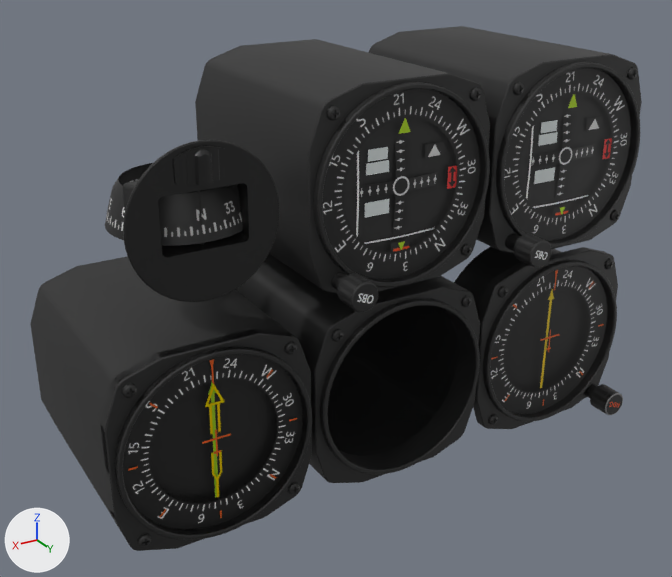
The Blender file models/steam-gauge-instruments-nav_0.1.blend as it was, and as the next commit left it.
Camera for both pictures: a camera (50 mm lens) standing at (0.492, -0.102, 0.357) and looking at (0.3, -0.422, 0.197). Every picture has the same lights, and +X, +Y and +Z are marked at lower left.

In view in the first picture: 'Compass_Shell', 'INSTRUMENT_CDI_Card_1', 'INSTRUMENT_CDI_Case_1', 'INSTRUMENT_CDI_Case_2', 'INSTRUMENT_CDI_Compass_1', 'INSTRUMENT_CDI_Compass_2', 'INSTRUMENT_DG_Bezel', 'INSTRUMENT_DG_Case', 'INSTRUMENT_RMI_Case', 'INSTRUMENT_RMI_Heading_Cylinder_1', 'INSTRUMENT_RMI_card', 'INSTRUMENT_Turn_Case'.
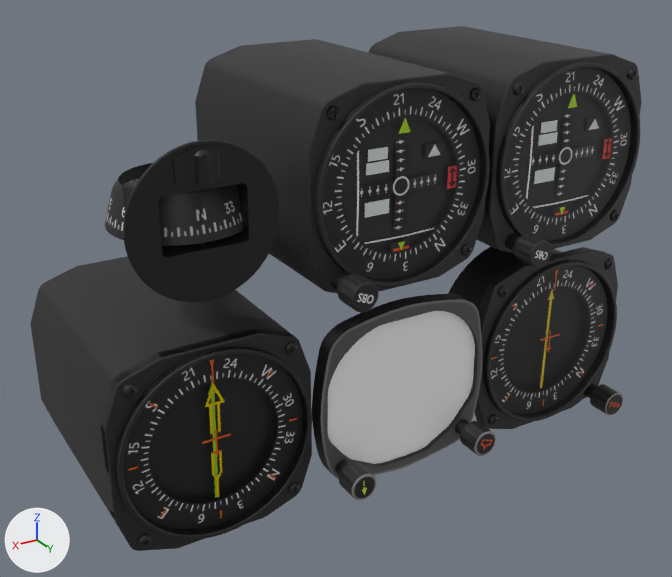
What differs and where, as boxes [x1, y1, x2, y2] in the pictures (672 x 577 px):
'INSTRUMENT_DG_Case', deleted
    before: [235, 254, 480, 483]
'INSTRUMENT_HSI_Glass', added
    after: [328, 311, 475, 464]
'INSTRUMENT_HSI_Bezel', added
    after: [312, 294, 482, 479]
'INSTRUMENT_DG_Bezel', hidden
    before: [320, 298, 480, 474]
'INSTRUMENT_Knob_Course_1', added
    after: [335, 459, 376, 500]
'INSTRUMENT_Knob_Headiing_Bug_1', added
    after: [455, 419, 496, 456]

Edits to the bpy script that builds the scene:
```text
Add me_path4872_8_001:
    me_path4872_8_001.from_pydata(...)  # 44 vertices, 1 face; spans x -0.0381..0.0375, y -0.0334..0.0338, z -0.0018
    me_path4872_8_001.polygons.foreach_set('use_smooth', [True] * 1)
    me_path4872_8_001.materials.append(mat_instrument_glass)  # white #ffffff
Add me_cylinder_005:
    me_cylinder_005.from_pydata(...)  # 160 vertices, 97 faces; spans x -0.0059..0.0059, y -0.0078..0.0107, z -0.0059..0.0059
    me_cylinder_005.polygons.foreach_set('use_smooth', [True] * 97)
    me_cylinder_005.materials.append(mat_instruments)
Add me_cylinder_002:
    me_cylinder_002.from_pydata(...)  # 160 vertices, 97 faces; spans x -0.0059..0.0059, y -0.0078..0.0107, z -0.0059..0.0059
    me_cylinder_002.polygons.foreach_set('use_smooth', [True] * 97)
    me_cylinder_002.materials.append(mat_instruments)
Add me_path4872_8:
    me_path4872_8.from_pydata(...)  # 210 vertices, 107 faces; spans x -0.0409..0.0407, y -0.0377..0.0392, z -0.004..0.0029
    me_path4872_8.polygons.foreach_set('use_smooth', [True] * 107)
    me_path4872_8.materials.append(mat_instruments)
Change ob_instrument_dg_bezel:
    add ob_instrument_dg_bezel.hide_set(True)
Remove ob_instrument_dg_case:
    ob_instrument_dg_case = bpy.data.objects.new('INSTRUMENT_DG_Case', me_path855_005)
    ob_instrument_dg_case.parent = ob_instrument_directional_gyro_root
    ob_instrument_dg_case.matrix_parent_inverse = Matrix(((1.0, 0.0, 0.0, -0.292), (0.0, 1.0, 0.0, 0.383), (0.0, 0.0, 1.0, -0.165), (0.0, 0.0, 0.0, 1.0)))
    ob_instrument_dg_case.location = (0.292, -0.383, 0.165)
Change ob_screw_016:
    remove ob_screw_016.parent = ob_instrument_dg_case
Change ob_screw_017:
    remove ob_screw_017.parent = ob_instrument_dg_case
Add ob_instrument_hsi_glass:
    ob_instrument_hsi_glass = bpy.data.objects.new('INSTRUMENT_HSI_Glass', me_path4872_8_001)
    ob_instrument_hsi_glass.location = (0.2926, -0.3826, 0.1646)
    ob_instrument_hsi_glass.rotation_euler = (1.571, 0.0, 0.0)  # degrees (90, 0, 0)
Add ob_instrument_knob_course_1:
    ob_instrument_knob_course_1 = bpy.data.objects.new('INSTRUMENT_Knob_Course_1', me_cylinder_005)
    ob_instrument_knob_course_1.location = (0.323, -0.3724, 0.138)
    ob_instrument_knob_course_1.rotation_euler = (0.0, -0.0628, 0.0)  # degrees (0, -3.6, 0)
Add ob_instrument_knob_headiing_bug_1:
    ob_instrument_knob_headiing_bug_1 = bpy.data.objects.new('INSTRUMENT_Knob_Headiing_Bug_1', me_cylinder_002)
    ob_instrument_knob_headiing_bug_1.location = (0.2614, -0.3724, 0.138)
    ob_instrument_knob_headiing_bug_1.rotation_euler = (0.0, -0.0628, 0.0)  # degrees (0, -3.6, 0)
Add ob_instrument_hsi_bezel:
    ob_instrument_hsi_bezel = bpy.data.objects.new('INSTRUMENT_HSI_Bezel', me_path4872_8)
    ob_instrument_hsi_bezel.location = (0.2926, -0.3826, 0.1646)
    ob_instrument_hsi_bezel.rotation_euler = (1.571, 0.0, 0.0)  # degrees (90, 0, 0)
```
